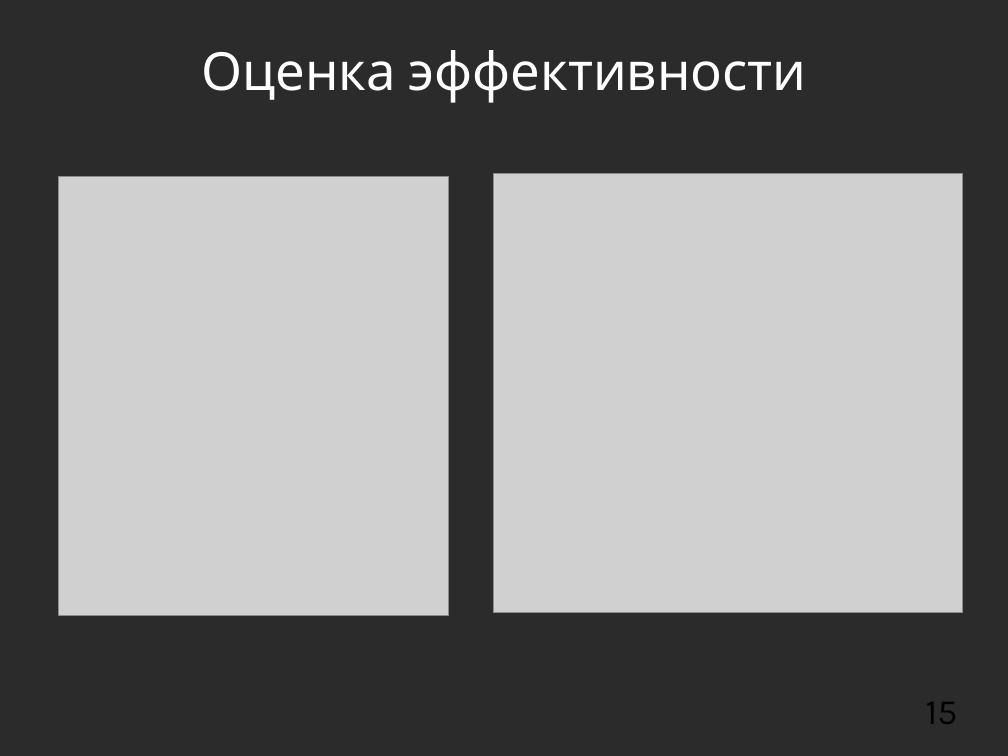
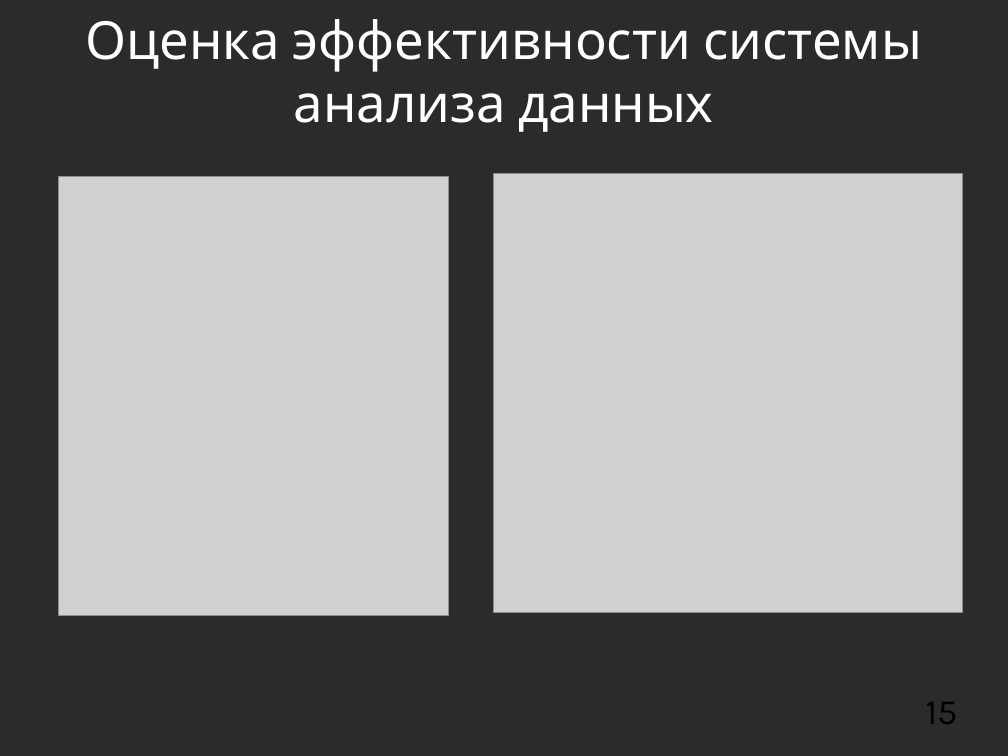
Before and after one commit to mkpankov/adaptor, a slide deck: slide 15 of diploma/defense/brochure.odp. Drawn at 1008x756 pixels with LibreOffice and Linux fonts; fonts in the diff are those of the drawing; grey boxes stand for pictures; background and template pictures are left out; a plain dark background stands for a picture behind light text. Boxes give left, top, right and bottom in pixels: in the first picture for what was removed or moved away, otherwise in the second. Text is boxed around its words. In the diff, an @@ line names an element or a change of style, - is before the commit and + after.

```diff
--- a/diploma/defense/brochure.odp
+++ b/diploma/defense/brochure.odp
@@ title at <box>85,19,922,132</box>: text changed @@
-Оценка эффективности
+Оценка эффективности системы анализа данных
```
Also in this commit, not shown: 3 other slides changed.
